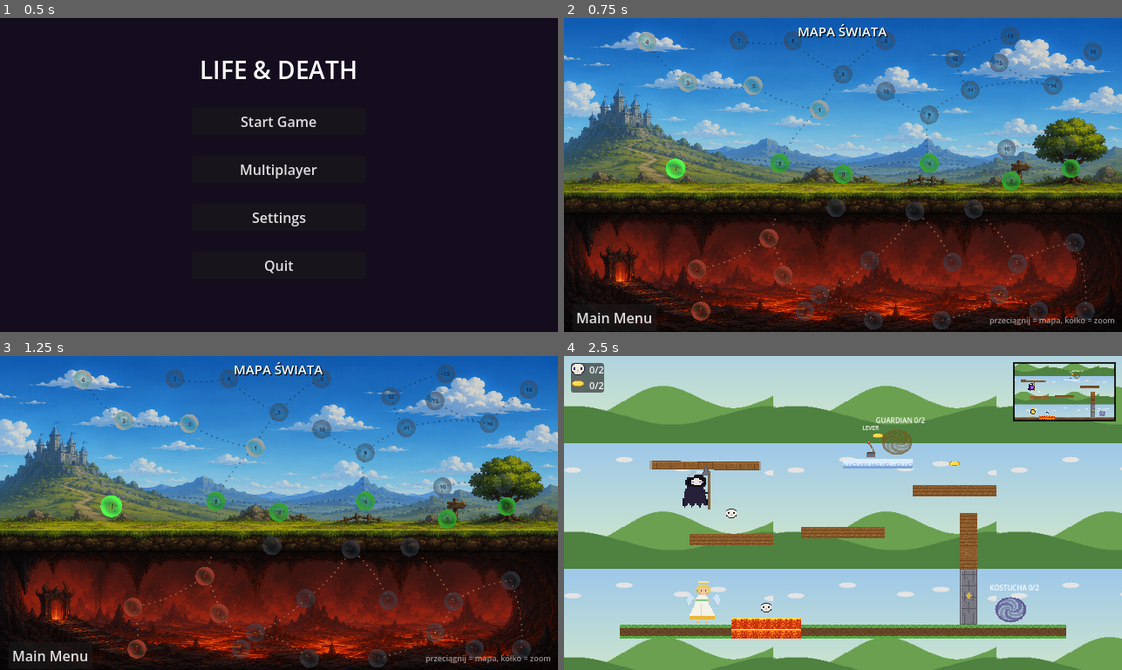
Above: before the commit, frames 1-4 (two rows, left to right).
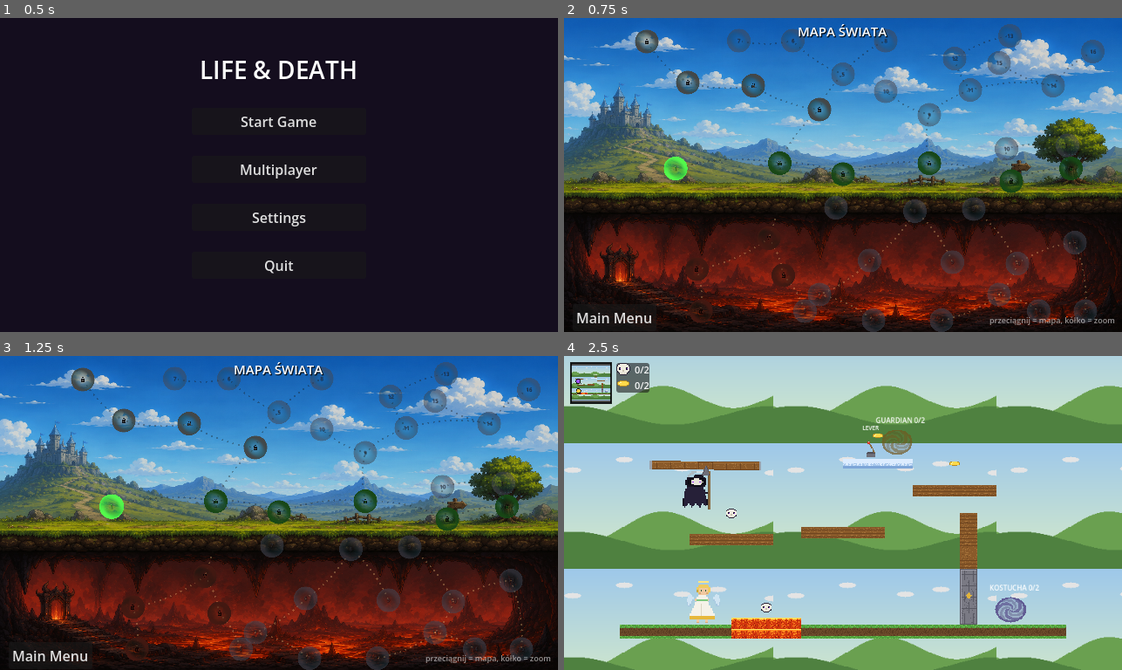
Above: after the commit, the same moments.

Repository: mionsek/life-death
Game: Godot game, scene res://scenes/ui/MainMenu.tscn
Two runs of this game, one before a commit and one after it. Both use one fixed random seed, a clock stepped at 60 frames per second and the inputs below.
Inputs (mouse positions are in pixels of both pictures, inside the frame that each line leads up to):
- Up to frame 1 (0.5 s): no input
- Up to frame 2 (0.75 s): click "Start Game" at 0.5 s
- Up to frame 3 (1.25 s): no input
- Up to frame 4 (2.5 s): click "1" at 1.25 s; tap Enter (ui_accept) at 2, 2.27 s; move the mouse to (965, 497) at 2.02 s; hold Right (ui_right) from 2.03 s (still down); hold Shift from 2.03 s (still down); click (965, 497) at 2.17 s

Frame 1 is identical in both runs. In frame 2, 5.5% of the frame differs, in the area x 12-97%, y 1-100%; in frame 3, 5.4%; in frame 4, 4.1%.

Commit message:
feat: bigger bubbles with padlocks; tiny expandable minimap (015)
- Level bubbles enlarged to 58px; the "next level" pulse is slower and
  subtler (1.07x over 1.2s instead of 1.18x over 0.55s).
- Locked levels are now very dark at a glance and show a centered pixel
  padlock instead of the number (lock.png added to the asset generator).
- In-level minimap reduced to a tiny 46px square in the TOP-LEFT corner;
  tapping it expands the live map to the full screen (aspect-fit), tapping
  again collapses it. Coin HUD shifted right to sit beside the square.

Co-Authored-By: Claude Opus 4.8 <noreply@anthropic.com>

Diff:
--- a/game/scenes/ui/CoinHud.tscn
+++ b/game/scenes/ui/CoinHud.tscn
@@ -9,7 +9,7 @@
 script = ExtResource("1")
 
 [node name="Panel" type="PanelContainer" parent="."]
-offset_left = 8.0
+offset_left = 60.0
 offset_top = 8.0
 
 [node name="Rows" type="VBoxContainer" parent="Panel"]
--- a/game/scripts/ui/level_select.gd
+++ b/game/scripts/ui/level_select.gd
@@ -12,10 +12,12 @@
 
 const MAP_PATHS_SCRIPT := preload("res://scripts/ui/map_paths.gd")
 
+const LOCK_ICON := preload("res://assets/gen/ui/lock.png")
+
 # Bubble size on the canvas and zone tints applied via modulate:
 # heaven keeps the bubble's pure white-blue look, earth is clearly green,
 # hell clearly red.
-const NODE_SIZE := Vector2(46, 46)
+const NODE_SIZE := Vector2(58, 58)
 const ZONE_TINTS := {
 	"earth": Color(0.35, 1.0, 0.3),
 	"heaven": Color.WHITE,
@@ -120,14 +122,17 @@
 	btn.position = data.map_pos - NODE_SIZE / 2.0
 	btn.pivot_offset = NODE_SIZE / 2.0
 
+	var locked := false
 	if not playable:
 		btn.modulate = TINT_PLANNED    # sketched but not built yet
 		btn.disabled = true
 	else:
 		match status:
 			"locked":
-				btn.modulate = zone_tint.darkened(0.35)
+				# very dark on purpose — locked must read at a glance
+				btn.modulate = zone_tint.darkened(0.72)
 				btn.disabled = true
+				locked = true
 			"unlocked":
 				btn.modulate = zone_tint
 				_add_pulse(btn)        # "play me next"
@@ -137,26 +142,37 @@
 		var level_id: int = data.id
 		btn.pressed.connect(func(): _on_level_selected(level_id))
 
-	var lbl := Label.new()
-	lbl.text = ("✓" if status == "completed" else "") + str(data.index)
-	lbl.horizontal_alignment = HORIZONTAL_ALIGNMENT_CENTER
-	lbl.vertical_alignment = VERTICAL_ALIGNMENT_CENTER
-	lbl.add_theme_font_size_override("font_size", 12)
-	lbl.add_theme_color_override("font_color", Color(1, 1, 1, 0.95))
-	lbl.add_theme_color_override("font_shadow_color", Color(0, 0, 0, 0.85))
-	lbl.add_theme_constant_override("shadow_offset_y", 1)
-	lbl.size = NODE_SIZE
-	lbl.mouse_filter = Control.MOUSE_FILTER_IGNORE
-	btn.add_child(lbl)
+	if locked:
+		# centered padlock instead of the number
+		var lock := TextureRect.new()
+		lock.texture = LOCK_ICON
+		lock.texture_filter = CanvasItem.TEXTURE_FILTER_NEAREST
+		lock.stretch_mode = TextureRect.STRETCH_KEEP_CENTERED
+		lock.size = NODE_SIZE
+		lock.modulate = Color(1, 1, 1, 0.9)
+		lock.mouse_filter = Control.MOUSE_FILTER_IGNORE
+		btn.add_child(lock)
+	else:
+		var lbl := Label.new()
+		lbl.text = ("✓" if status == "completed" else "") + str(data.index)
+		lbl.horizontal_alignment = HORIZONTAL_ALIGNMENT_CENTER
+		lbl.vertical_alignment = VERTICAL_ALIGNMENT_CENTER
+		lbl.add_theme_font_size_override("font_size", 12)
+		lbl.add_theme_color_override("font_color", Color(1, 1, 1, 0.95))
+		lbl.add_theme_color_override("font_shadow_color", Color(0, 0, 0, 0.85))
+		lbl.add_theme_constant_override("shadow_offset_y", 1)
+		lbl.size = NODE_SIZE
+		lbl.mouse_filter = Control.MOUSE_FILTER_IGNORE
+		btn.add_child(lbl)
 	_canvas.add_child(btn)
 
 
-# Gentle pulse marking levels that are ready to play.
+# Slow, subtle breathing pulse marking levels that are ready to play.
 func _add_pulse(btn: TextureButton) -> void:
 	var tween := btn.create_tween().set_loops()
-	tween.tween_property(btn, "scale", Vector2(1.18, 1.18), 0.55)\
+	tween.tween_property(btn, "scale", Vector2(1.07, 1.07), 1.2)\
 		.set_trans(Tween.TRANS_SINE).set_ease(Tween.EASE_IN_OUT)
-	tween.tween_property(btn, "scale", Vector2.ONE, 0.55)\
+	tween.tween_property(btn, "scale", Vector2.ONE, 1.2)\
 		.set_trans(Tween.TRANS_SINE).set_ease(Tween.EASE_IN_OUT)
 
 
--- a/game/scripts/ui/minimap.gd
+++ b/game/scripts/ui/minimap.gd
@@ -1,13 +1,13 @@
 extends CanvasLayer
 
-# Live minimap in the top-right corner. It renders the actual level through a
-# SubViewport that shares the main World2D, so platforms, obstacles and both
-# characters are always up to date. Clicking the minimap toggles a large
-# full-level map overlay; clicking again collapses it back to the corner.
+# Live minimap — a tiny square in the top-left corner. It renders the actual
+# level through a SubViewport that shares the main World2D, so platforms,
+# obstacles and both characters are always up to date. Tapping the square
+# expands the map to fill the whole screen; tapping again collapses it.
 
-const CORNER_SIZE := Vector2(116, 66)
+const CORNER_SIZE := Vector2(46, 46)
 const CORNER_MARGIN := 8.0
-const EXPANDED_FRACTION := 0.86
+const EXPANDED_FRACTION := 1.0
 
 const PLAYER_DOT := Color(0.62, 0.32, 1.0)
 const GUARDIAN_DOT := Color(1.0, 0.8, 0.25)
@@ -61,7 +61,7 @@
 		_frame.position = (screen - _frame.size) / 2.0
 	else:
 		_frame.size = CORNER_SIZE
-		_frame.position = Vector2(screen.x - CORNER_SIZE.x - CORNER_MARGIN, CORNER_MARGIN)
+		_frame.position = Vector2(CORNER_MARGIN, CORNER_MARGIN)
 	_fit_camera()
 
 
--- a/game/tools/generate_assets.gd
+++ b/game/tools/generate_assets.gd
@@ -787,6 +787,31 @@
 ]
 
 
+const LOCK_MAP := [
+	"....XXXX....",
+	"...XX..XX...",
+	"...X....X...",
+	"...X....X...",
+	"..XXXXXXXX..",
+	"..XWWWWWWX..",
+	"..XWWKKWWX..",
+	"..XWWKKWWX..",
+	"..XWWWKWWX..",
+	"..XWWWWWWX..",
+	"..XXXXXXXX..",
+]
+const LOCK_LEGEND := {
+	"X": Color("14121a"), "W": Color("e8e4da"), "K": Color("14121a"),
+}
+
+
+func _gen_lock() -> void:
+	# 12x11 padlock stamped on locked level bubbles.
+	var im := _make(12, 11)
+	_map(im, LOCK_MAP, LOCK_LEGEND)
+	_save(im, "ui/lock.png")
+
+
 func _gen_map_nodes() -> void:
 	# 30x30 round level nodes, one per zone (like the circled numbers on the
 	# sketch): coloured disc + dark rim + zone motif. States (locked/unlocked/
@@ -917,6 +942,7 @@
 	_gen_gems()
 	_gen_map_bg()
 	_gen_map_nodes()
+	_gen_lock()
 	_gen_zone_backgrounds()
 	print("Done.")
 	quit()
Binary file added: game/assets/gen/ui/lock.png
Not shown, added: game/scripts/ui/map_paths.gd.uid
